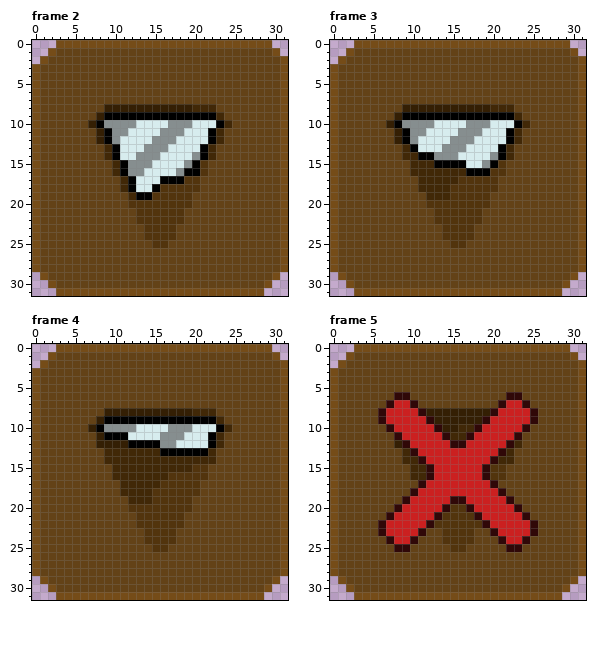
A pixel-art file gets an edit: Assets/Sprites/UI/DrillHealth.aseprite. The picture above was drawn from the file before the commit.
32x32 pixels, 5 frames. Shown: frame 2, frame 3, frame 4, frame 5.
The same view after the edit:
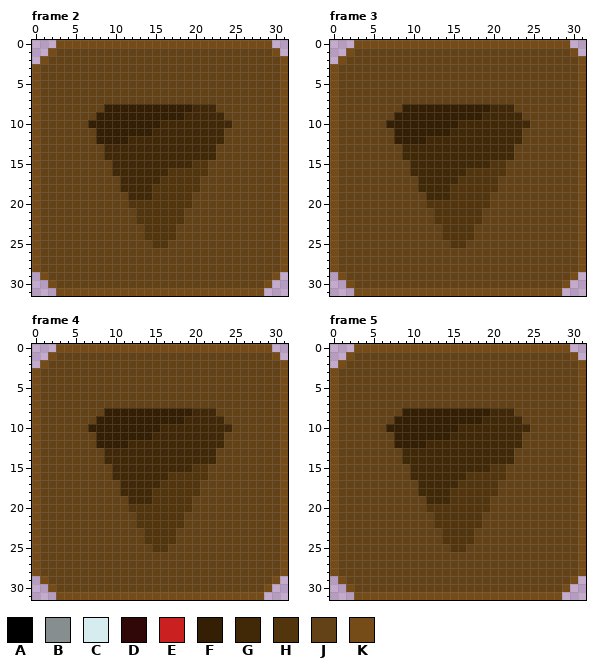
Palette (. is transparent): A #000000  B #868e8f  C #d7ecee  D #300808  E #cb2020  F #341f04  G #412807  H #52340d  J #634217  K #754c18
Diff:
layer "Layer 2" removed
Changed rows in their new state; - is an unchanged pixel.
Frame 2:
first column x 8:
 9 -FFFFFFFFFFGGGG-
10 FFFFFFFFGGGGGGGG
11 -FFFFFFGGGGGGGG-
12 -FFFGGGGGGGGGGG-
13 --GGGGGGGGGGGG--
14 --GGGGGGGGGGGG--
15 ---GGGGGGGGGH---
16 ---GGGGGGHHHH---
17 ----GGGGHHH-----
18 ----GGGH--------
19 -----GG---------
Frame 3:
first column x 8:
 9 -FFFFFFFFFFGGGG-
10 FFFFFFFFGGGGGGGG
11 -FFFFFFGGGGGGGG-
12 -FFFGGGGGGGGGGG-
13 --GGGGGGGGGGGG--
14 ---GGGGGGGGGGG--
15 -----GGGGGGGH---
16 ---------HHH----
Frame 4:
first column x 8:
 9 -FFFFFFFFFFGGGG-
10 FFFFFFFFGGGGGGGG
11 -FFFFFFGGGGGGGG-
12 ----GGGGGGGGGGG-
13 --------GGGGGG--
Frame 5:
first column x 6:
 6 --JJ------------JJ--
 7 -JJJJ----------JJJJ-
 8 JJJFFF--------GGGJJJ
 9 JJFFFFF------GGGGGJJ
10 -FFFFFFF----GGGGGGG-
11 --FFFFFFF--GGGGGGG--
12 ---FFFGGGGGGGGGGG---
13 ----GGGGGGGGGGGG----
14 -----GGGGGGGGGG-----
15 ------GGGGGGGG------
16 ------GGGGGHHH------
17 -----GGGGGHHHHH-----
18 ----JGGGGHHHHHHJ----
19 ---JJJGGGHHHHHJJJ---
20 --JJJJHHH--HHHJJJJ--
21 -JJJJJJH----HJJJJJJ-
22 JJJJJJJ------JJJJJJJ
23 JJJJJJ--------JJJJJJ
24 -JJJJ----------JJJJ-
25 --JJ------------JJ--
Where, in picture pixels (left, top, right, bottom), the same in both pictures:
changed: (96, 112, 224, 200)
changed: (394, 112, 522, 176)
changed: (96, 416, 224, 456)
changed: (378, 392, 538, 552)
